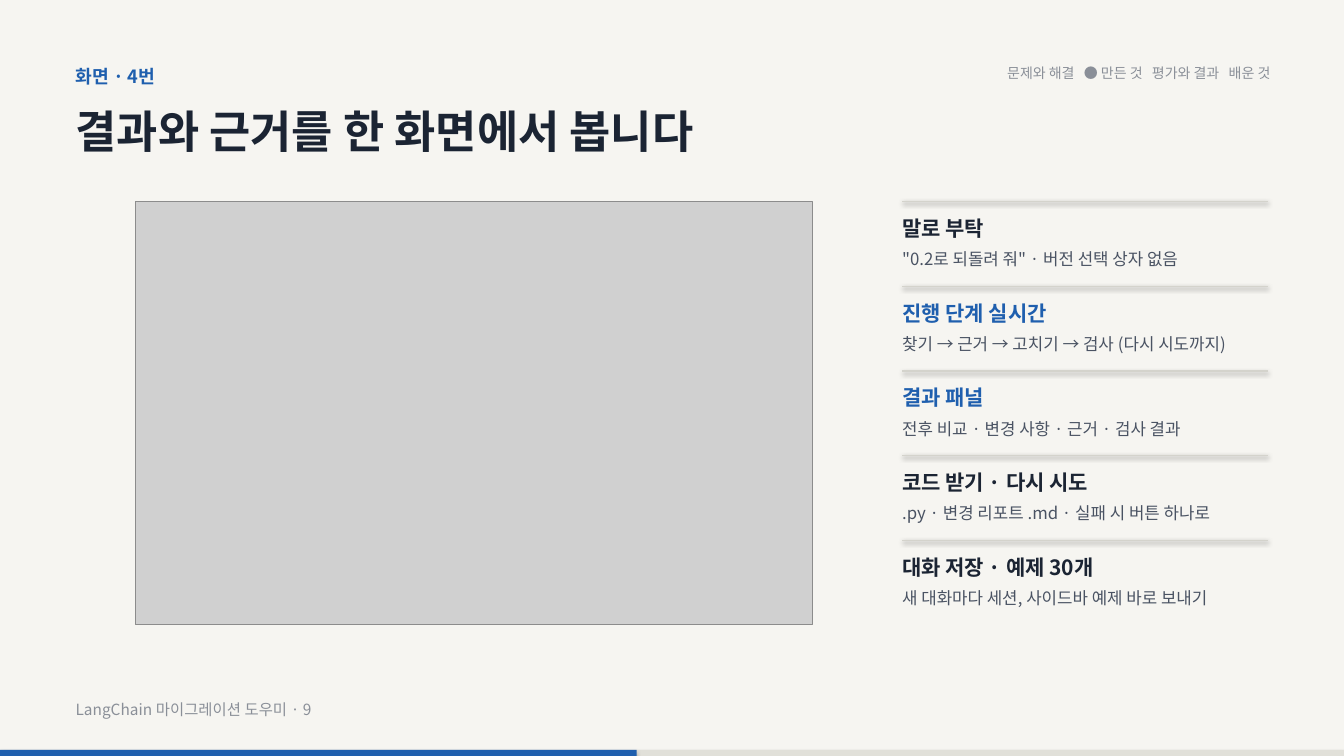
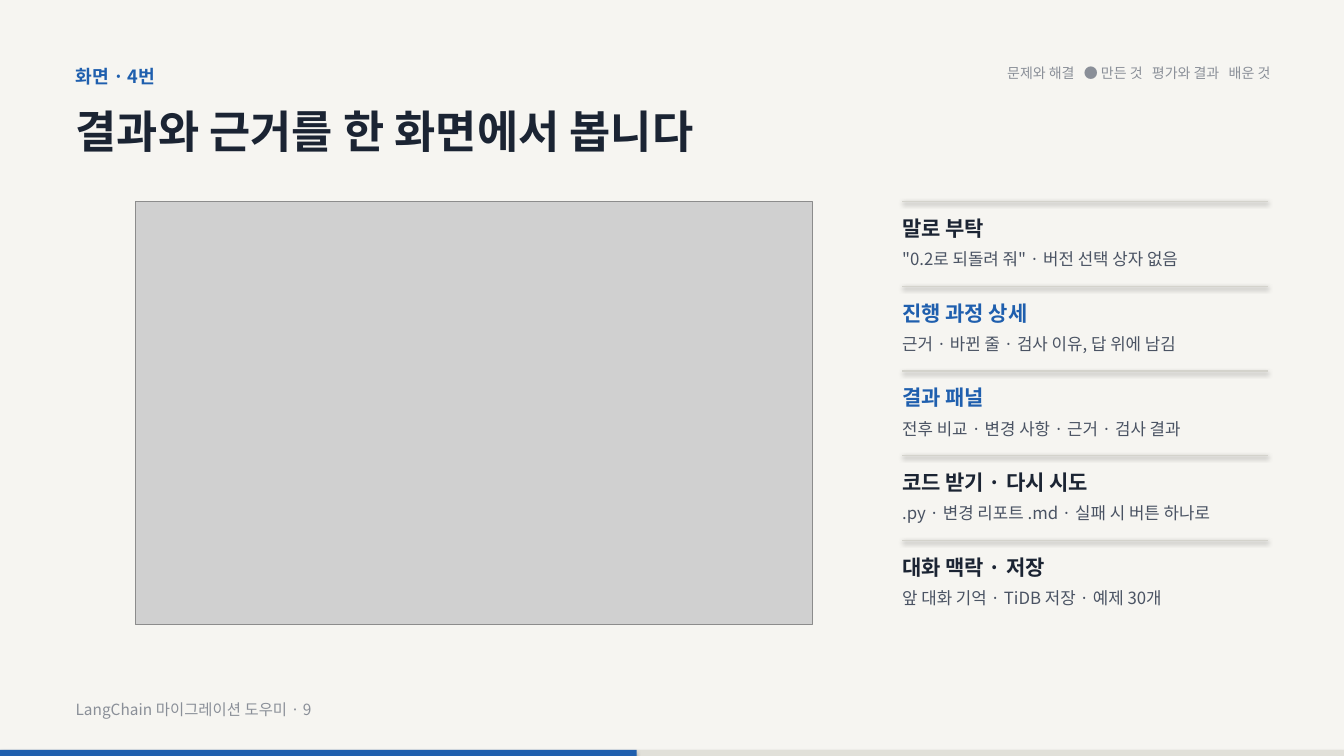
Before and after one commit to SKNETWORKS-FAMILY-AICAMP/SKN35-3rd-4Team, a slide deck: slide 9 of 발표자료/LangChain_마이그레이션_도우미_발표.pptx. Drawn at 1344x756 pixels with LibreOffice and Linux fonts; fonts in the diff are those of the drawing; grey boxes stand for pictures. Boxes give left, top, right and bottom in pixels: in the first picture for what was removed or moved away, otherwise in the second. Text is boxed around its words. In the diff, an @@ line names an element or a change of style, - is before the commit and + after.

Commit message:
docs: 보고서 · 발표자료 · README 최신화 (대화 맥락 유지, 오후 작업 · 트러블슈팅, 검사기 빈틈 수정)

```diff
--- a/발표자료/LangChain_마이그레이션_도우미_발표.pptx
+++ b/발표자료/LangChain_마이그레이션_도우미_발표.pptx
@@ text at (902,303,1028,323): text changed @@
-진행 단계 실시간
+진행 과정 상세
@@ text at (902,336,1176,353): text changed @@
-찾기 → 근거 → 고치기 → 검사 (다시 시도까지)
+근거 · 바뀐 줄 · 검사 이유, 답 위에 남김
@@ text at (902,557,1045,577): text changed @@
-대화 저장 · 예제 30개
+대화 맥락 · 저장
@@ text at (902,590,1162,606): text changed @@
-새 대화마다 세션, 사이드바 예제 바로 보내기
+앞 대화 기억 · TiDB 저장 · 예제 30개
```
Also in this commit, not shown: 3 other slides changed, 12 other files.
